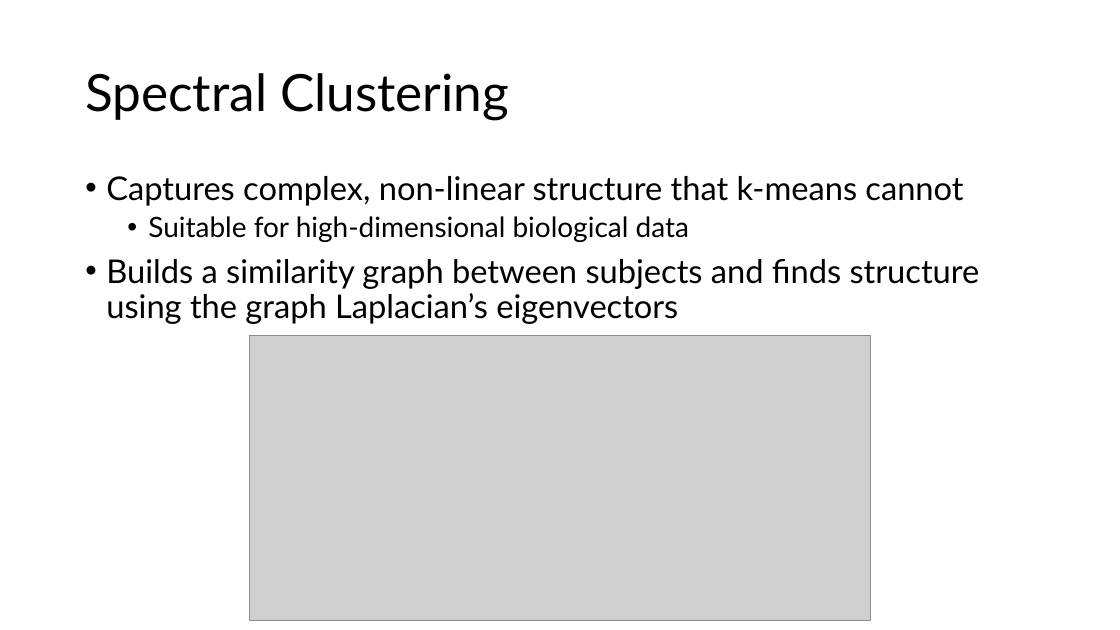
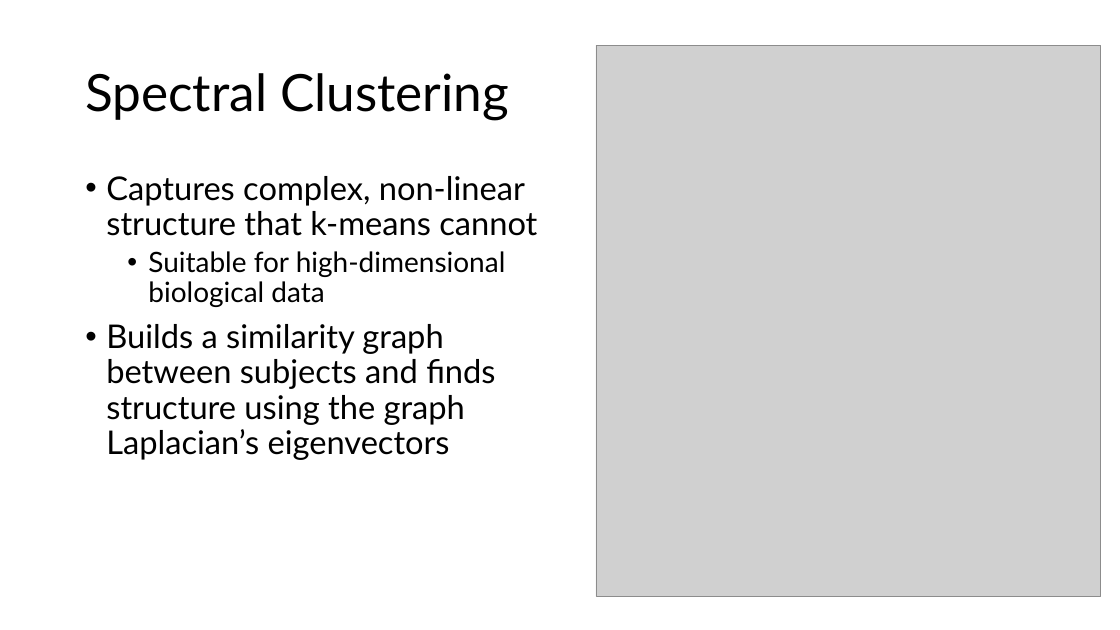
Before and after one commit to eweible/CF_Multi-omic_Clustering, a slide deck: slide 10 of Dissemination/Weible_Defense.pptx (slide 7 before the commit). Drawn at 1120x630 pixels with LibreOffice and Linux fonts; fonts in the diff are those of the drawing; grey boxes stand for pictures. Boxes give left, top, right and bottom in pixels: in the first picture for what was removed or moved away, otherwise in the second. Text is boxed around its words. In the diff, an @@ line names an element or a change of style, - is before the commit and + after.

```diff
--- a/Dissemination/Weible_Defense.pptx
+++ b/Dissemination/Weible_Defense.pptx
@@ picture added at [597, 45, 1102, 597] @@
@@ text "Captures complex, non‑linear structure that ..." rewrapped from [106, 176, 980, 324] to [106, 176, 537, 460] @@
@@ picture removed at [250, 335, 870, 620] @@
```
Also in this commit, not shown: 17 other slides changed, 17 slides added, 3 slides removed, 6 other files.
